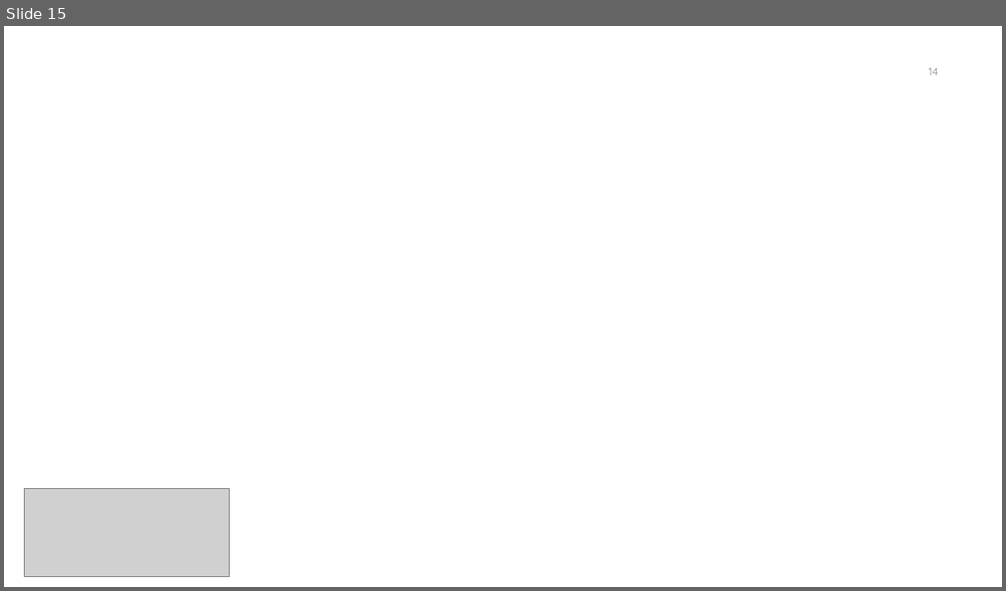
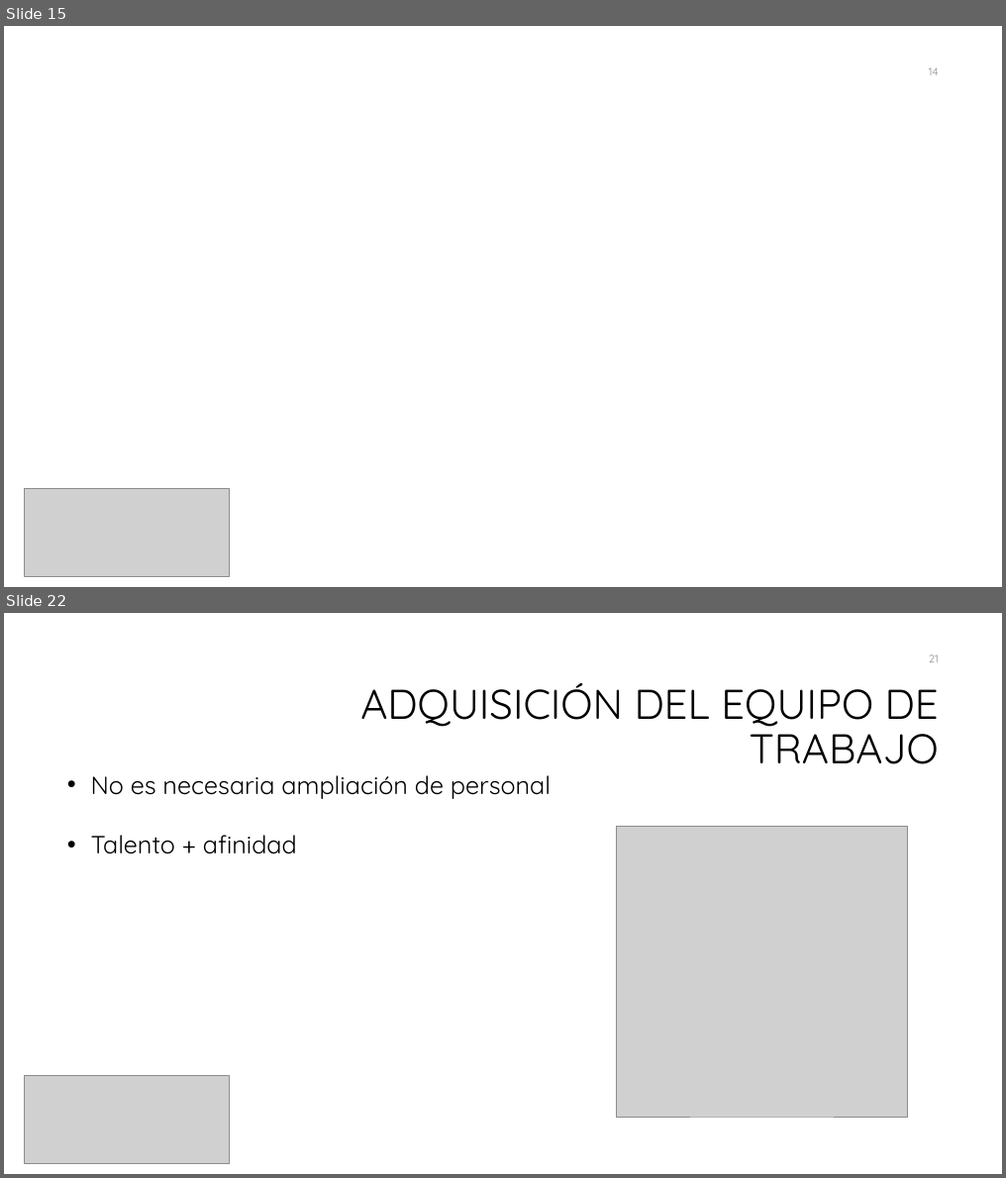
Before and after one commit to galledohm/Gestion_Proyectos, a slide deck: Documentos_generados/3. Gestion de Calidad y RRHH/Presentación3.pptx. Shown one above the other, each under a label of ours: slide 15 before the commit, slides 15 and 22 after it; the slides between them are not shown. The pictures are 1006x591 and 1006x1178 pixels, drawn with LibreOffice and Linux fonts; fonts in the diff are those of the drawing; grey boxes stand for pictures; background and template pictures are left out. Boxes give left, top, right and bottom in pixels: in the first picture for what was removed or moved away, otherwise in the second. Text is boxed around its words. In the diff, an @@ line names an element or a change of style, - is before the commit and + after.

```diff
--- a/Documentos_generados/3. Gestion de Calidad y RRHH/Presentación3.pptx
+++ b/Documentos_generados/3. Gestion de Calidad y RRHH/Presentación3.pptx
@@ slide 22 added at (4, 613, 1002, 1174), background #FFFFFF @@
@@ page number added at (929, 655, 939, 663), 10.5 pt, text #8C8C8C @@
+21
@@ title added at (360, 683, 939, 764), 40 pt, text #000000 @@
+ADQUISICIÓN DEL EQUIPO DE TRABAJO
@@ text added at (91, 775, 550, 855), 24 pt, text #000000 @@
+• No es necesaria ampliación de personal
+• Talento + afinidad
@@ picture added at (617, 827, 908, 1117) @@
@@ picture added at (24, 1076, 230, 1164) @@
```
Also in this commit, not shown: 1 slide changed, 10 other slides added, 1 other file.
